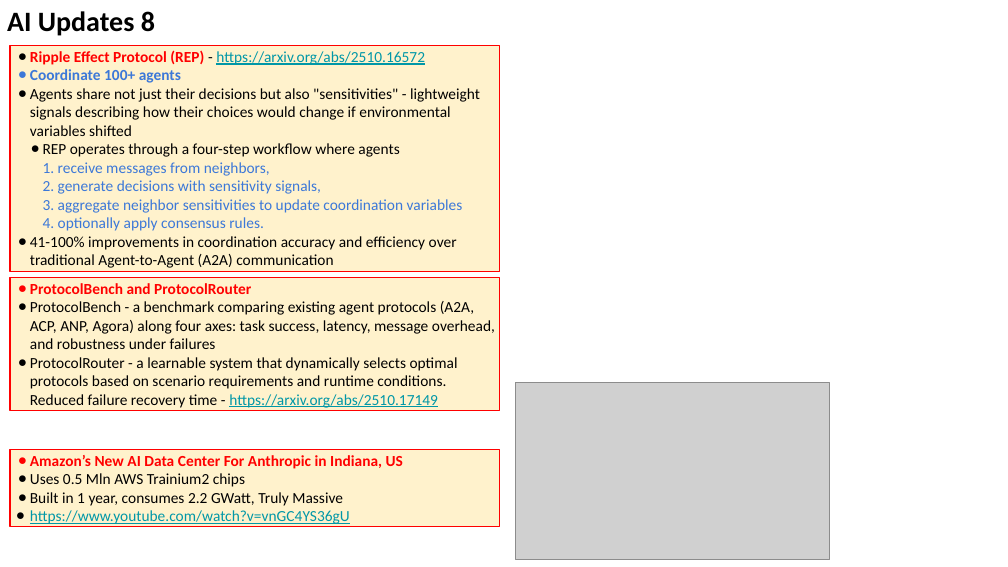
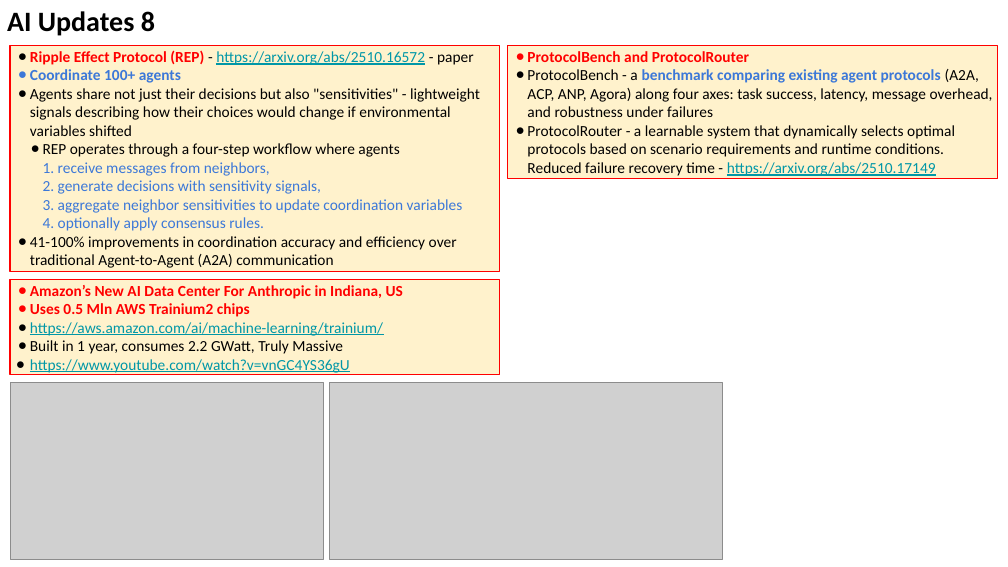
Before and after one commit to lselector/seminar, a slide deck: slide 15 of 2025/2025-10-31-AI-Updates.pptx (slide 14 before the commit). Drawn at 1008x567 pixels with LibreOffice and Linux fonts; fonts in the diff are those of the drawing; grey boxes stand for pictures. Boxes give left, top, right and bottom in pixels: in the first picture for what was removed or moved away, otherwise in the second. Text is boxed around its words. In the diff, an @@ line names an element or a change of style, - is before the commit and + after.

```diff
--- a/2025/2025-10-31-AI-Updates.pptx
+++ b/2025/2025-10-31-AI-Updates.pptx
@@ text in rectangle at bbox=[30, 50, 474, 65]: text changed @@
-● Ripple Effect Protocol (REP) - https://arxiv.org/abs/2510.16572
+● Ripple Effect Protocol (REP) - https://arxiv.org/abs/2510.16572 - paper
@@ rectangle "ProtocolBench and ProtocolRouter": place and size @@
-rectangle "ProtocolBench and ProtocolRouter" at bbox=[10, 278, 500, 411]
+rectangle "ProtocolBench and ProtocolRouter" at bbox=[508, 46, 998, 179]
@@ text in rectangle at bbox=[527, 69, 993, 117]: text colour #000000 to #3C78D8, bold on in "benchmark comparing existing agent protocols" @@
@@ rectangle "Amazon’s New AI Data Center ...": place and size @@
-rectangle "Amazon’s New AI Data Center ..." at bbox=[10, 450, 500, 526]
+rectangle "Amazon’s New AI Data Center ..." at bbox=[10, 279, 500, 375]
@@ text in rectangle at bbox=[30, 322, 383, 336]: paragraph added @@
+● https://aws.amazon.com/ai/machine-learning/trainium/
@@ text in rectangle at bbox=[30, 303, 250, 317]: text colour #000000 to #FF0000, bold on in "Uses 0.5 Mln AWS Trainium2 chips"; bullet colour #000000 to #FF0000 @@
@@ picture: place and size @@
-picture at bbox=[516, 383, 830, 559]
+picture at bbox=[10, 383, 324, 559]
@@ picture added at bbox=[330, 383, 723, 559] @@
```
Also in this commit, not shown: 4 other slides changed, 4 slides added.
